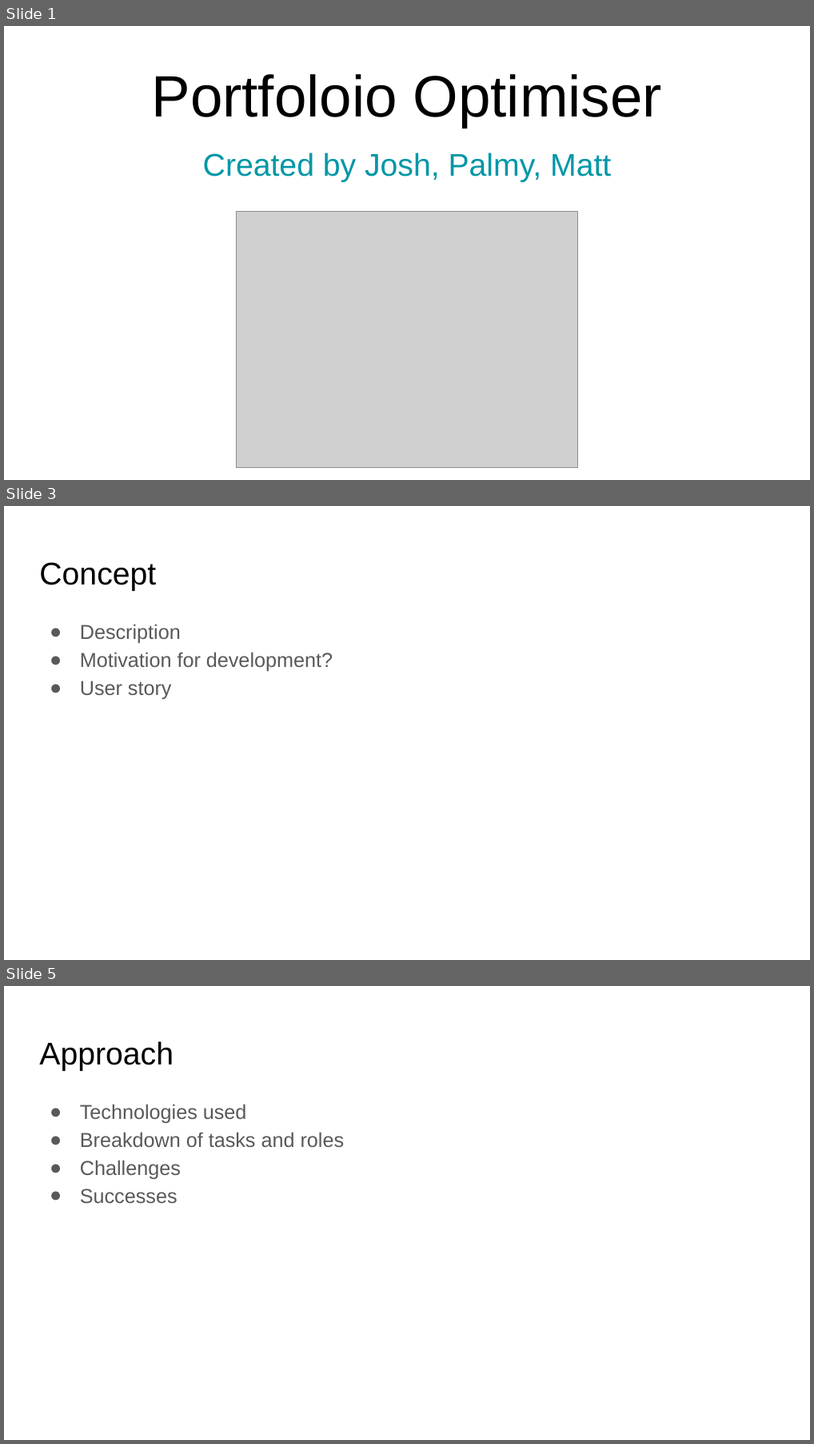
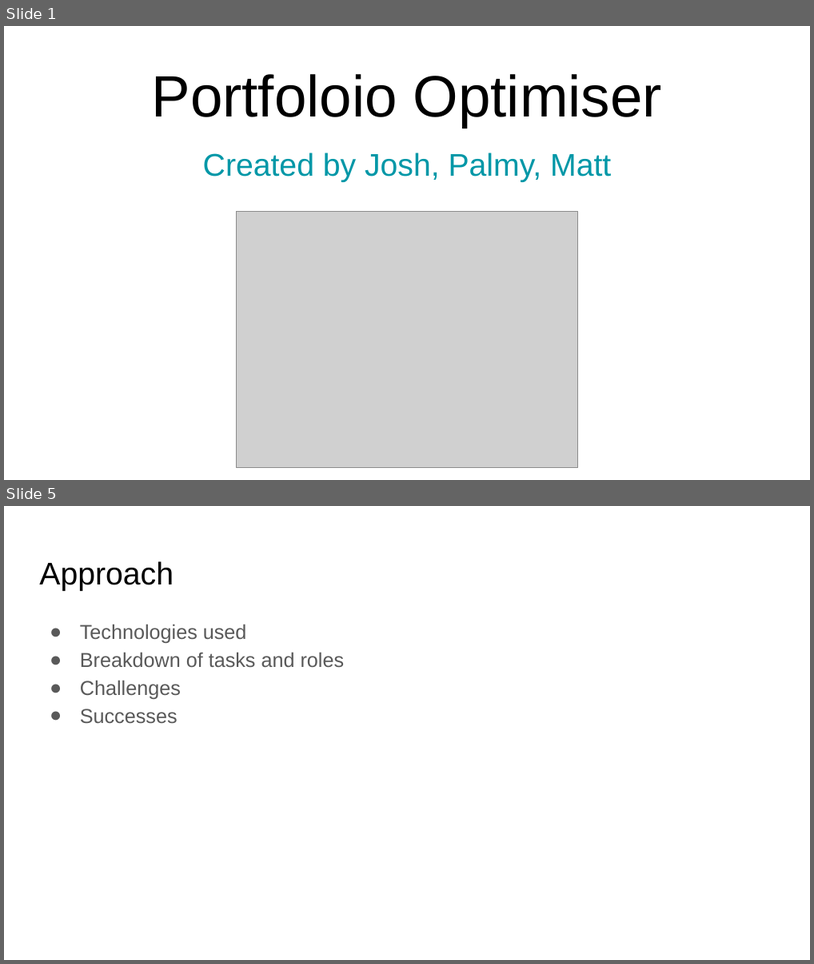
Before and after one commit to siddheshtungare/Portfolio-analysis-streamlit, a slide deck: Project_Presentation.pptx. Shown one above the other, each under a label of ours: slides 1, 3 and 5 before the commit, slides 1 and 5 after it; the slides between them are not shown. The pictures are 814x1444 and 814x964 pixels, drawn with LibreOffice and Linux fonts; fonts in the diff are those of the drawing; grey boxes stand for pictures. Boxes give left, top, right and bottom in pixels: in the first picture for what was removed or moved away, otherwise in the second. Text is boxed around its words. In the diff, an @@ line names an element or a change of style, - is before the commit and + after.

```diff
--- a/Project_Presentation.pptx
+++ b/Project_Presentation.pptx
@@ slide 3 removed at [4,506,810,960], background #FFFFFF @@
@@ title removed at [39,562,156,591] @@
-Concept
@@ text removed at [80,624,333,699] @@
-● Description
-● Motivation for development?
-● User story
```
Also in this commit, not shown: 2 slides changed, 1 slide added.
